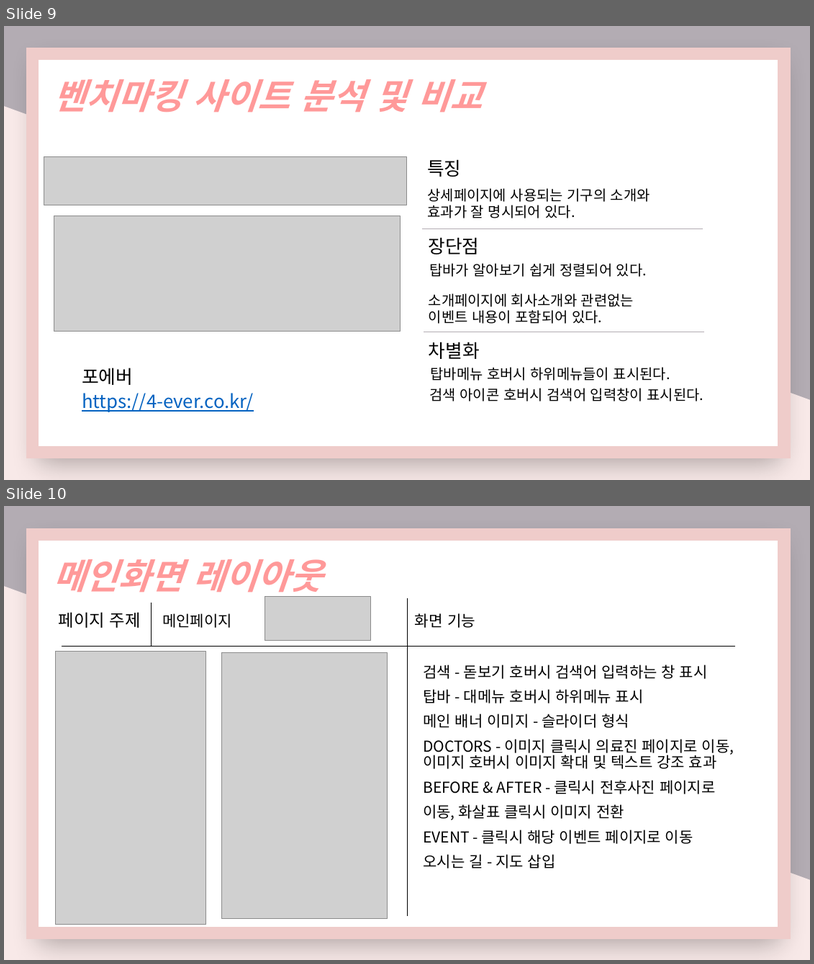
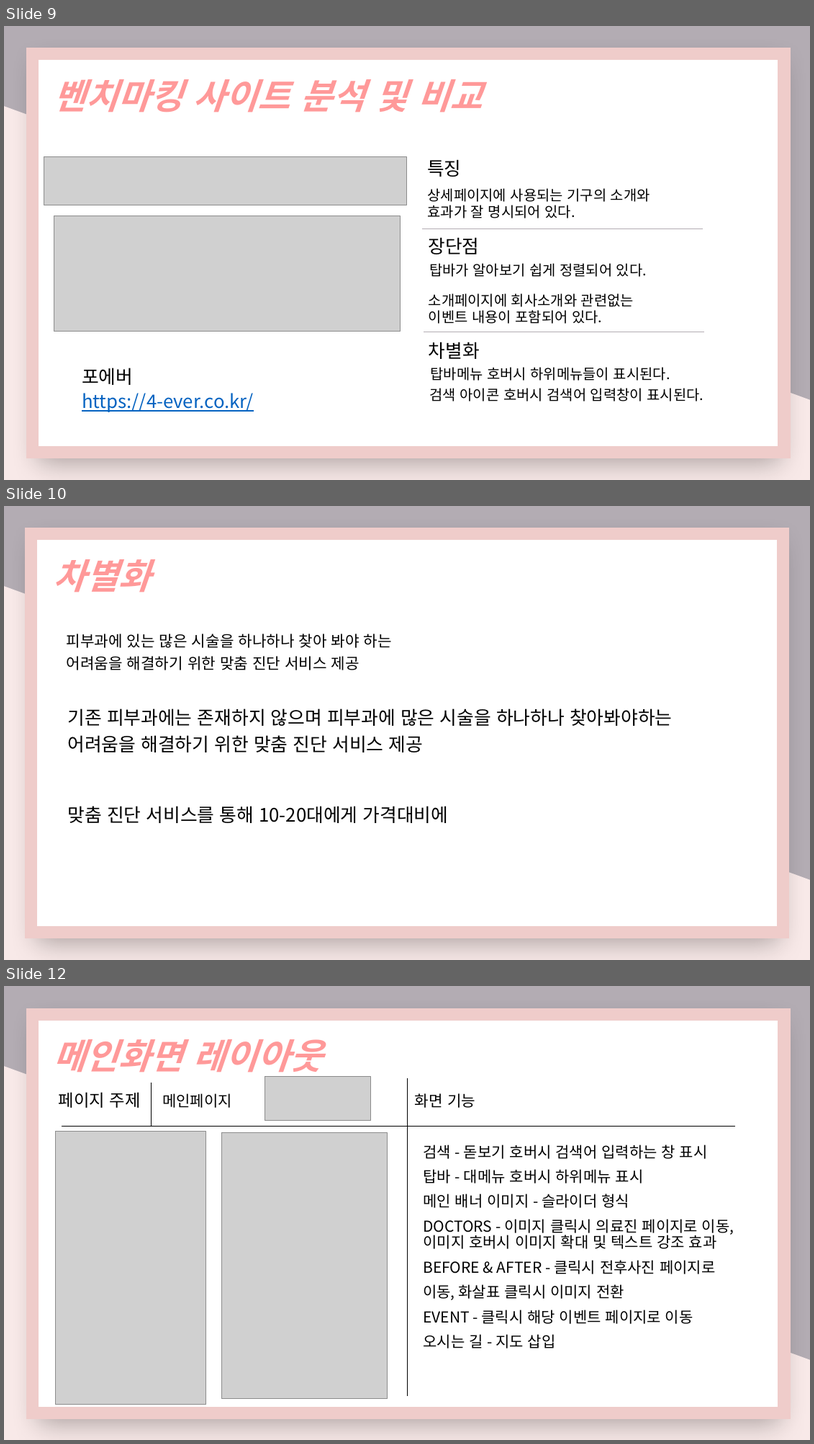
Before and after one commit to nimi2838/thecare, a slide deck: 졸작 기획서.pptx. Shown one above the other, each under a label of ours: slides 9 and 10 before the commit, slides 9, 10 and 12 after it; the slides between them are not shown. The pictures are 814x964 and 814x1444 pixels, drawn with LibreOffice and Linux fonts; fonts in the diff are those of the drawing; grey boxes stand for pictures. Boxes give left, top, right and bottom in pixels: in the first picture for what was removed or moved away, otherwise in the second. Text is boxed around its words. In the diff, an @@ line names an element or a change of style, - is before the commit and + after.

```diff
--- a/졸작 기획서.pptx
+++ b/졸작 기획서.pptx
@@ slide 10 added at bbox=[4, 506, 810, 960], background gradient #B3ACB3 to #F8E9E8 @@
@@ rectangle added at bbox=[31, 534, 784, 932], fill #FFFFFF, outline #D9D9D9 14.75 pt @@
@@ text added at bbox=[53, 559, 150, 592], 42 pt, text #FF9999, bold, italic @@
+차별화
@@ text added at bbox=[67, 633, 392, 670], 18.2 pt, text #000000 @@
+피부과에 있는 많은 시술을 하나하나 찾아 봐야 하는 어려움을 해결하기 위한 맞춤 진단 서비스 제공
@@ text added at bbox=[67, 708, 672, 823], 22.1 pt, text #000000 @@
+기존 피부과에는 존재하지 않으며 피부과에 많은 시술을 하나하나 찾아봐야하는 어려움을 해결하기 위한 맞춤 진단 서비스 제공
+맞춤 진단 서비스를 통해 10-20대에게 가격대비에
@@ what was slide 10 is now slide 12 @@
```
Also in this commit, not shown: 5 slides changed, 2 other slides added, 5 slides removed, 3 other files.
